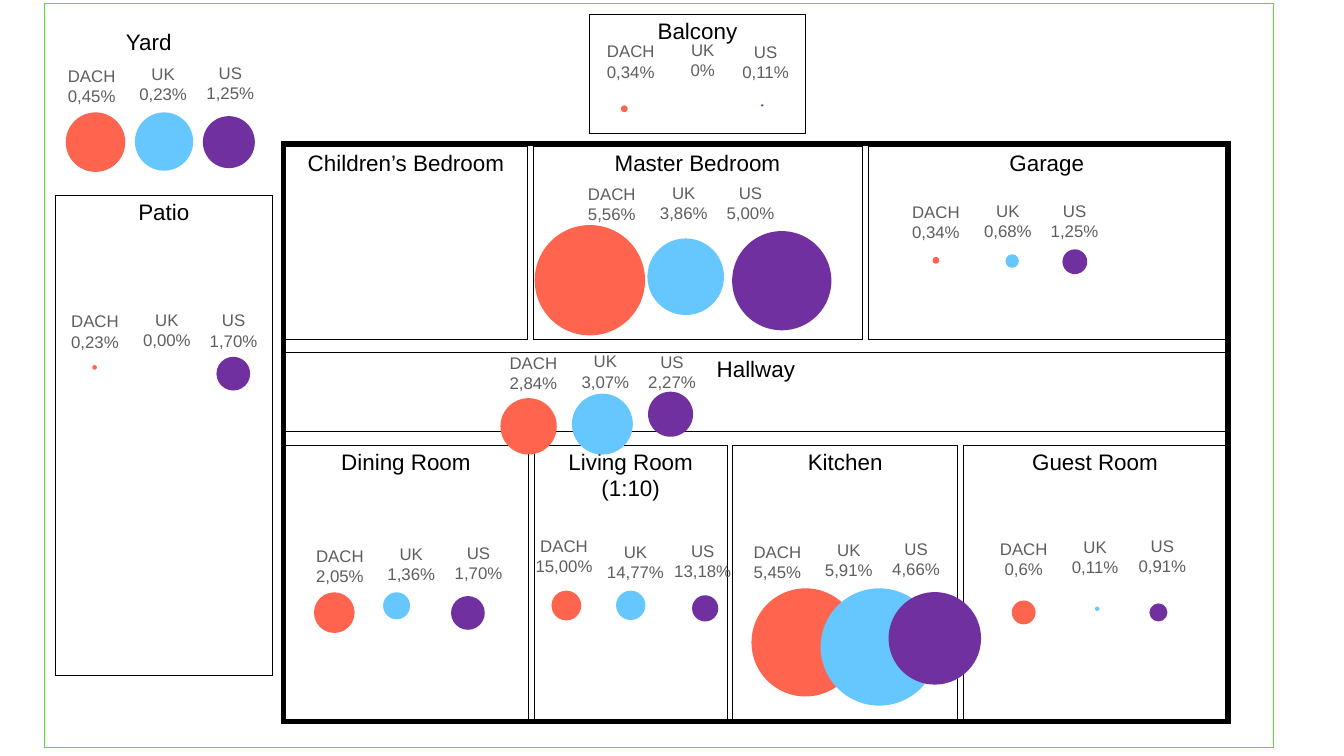
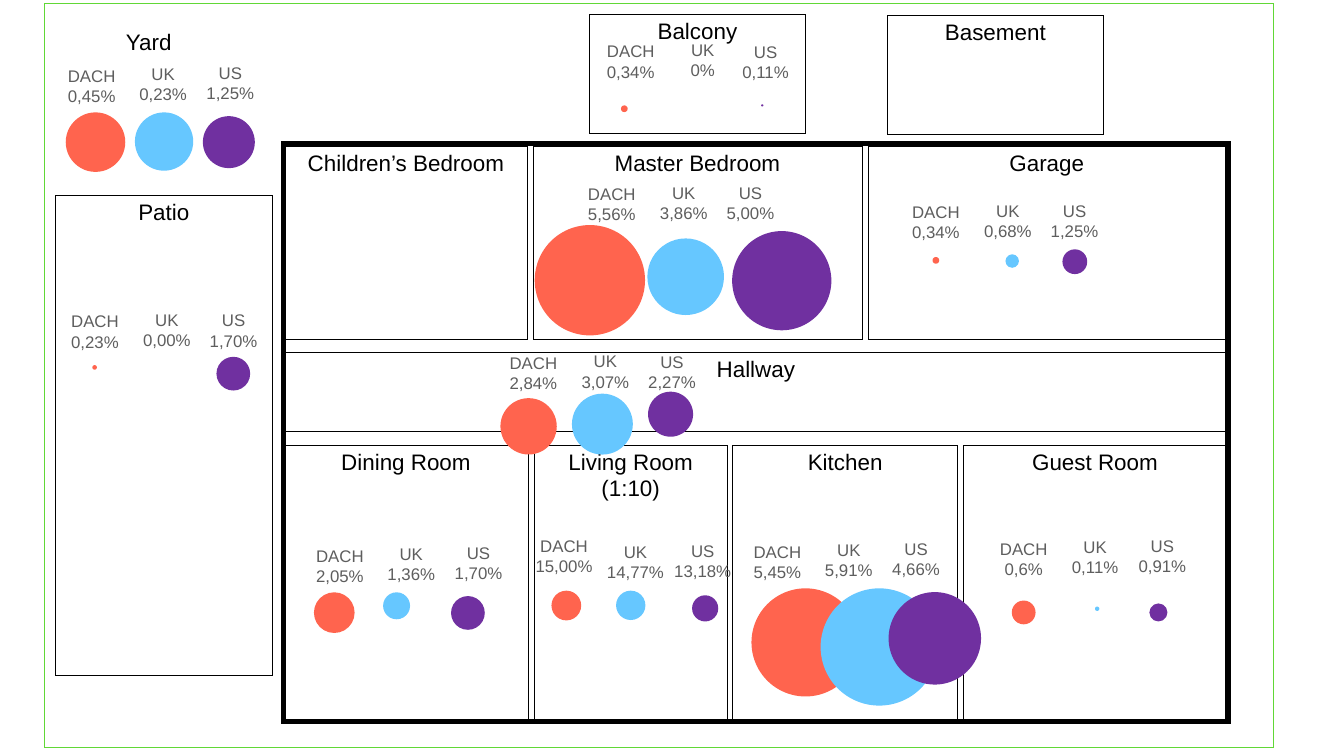
Before and after one commit to wenzelt/surveyR, a slide deck: slide 1 of House_Layout_PPT.pptx. Drawn at 1344x756 pixels with LibreOffice and Linux fonts; fonts in the diff are those of the drawing. Boxes give left, top, right and bottom in pixels: in the first picture for what was removed or moved away, otherwise in the second. Text is boxed around its words. In the diff, an @@ line names an element or a change of style, - is before the commit and + after.

Commit message:
Added Basement

```diff
--- a/House_Layout_PPT.pptx
+++ b/House_Layout_PPT.pptx
@@ rectangle added at (x1=887, y1=15, x2=1104, y2=134), outline #000000 1 pt, 32 pt, text #000000 @@
+Basement
```
